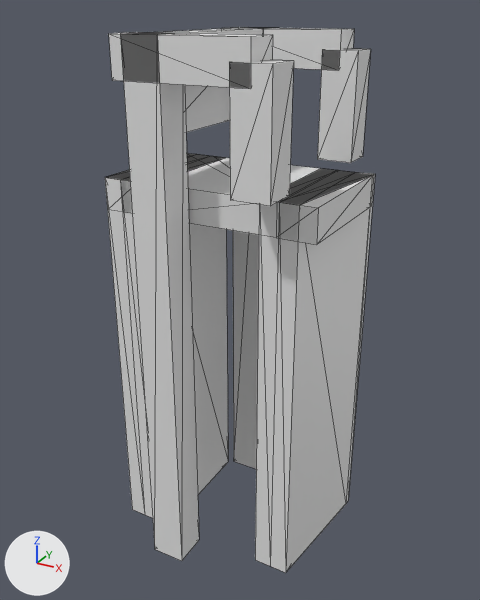
The glTF model models/wijdewormer/wijdewormer-brug-94d41fad/wijdewormer-brug-94d41fad.glb, before and after one commit.
Rendered twice from a 50 mm lens placed at (7.76, -14.13, 3.93), pointed at (-0.04, 0.04, -3.16). Arrows for +X, +Y and +Z are at lower left; the lights stay in place. The older version comes first. Mesh edges are drawn as thin lines.

The first picture shows 'building:balans', 'building:balans 2', 'building:contragewicht', 'building:hamei', 'building:hamei 2', 'building:hangstang', 'building:hangstang 2', 'building:portaal', 'road:dek', 'road:landhoofd (aangenomen)', 'road:landhoofd (aangenomen) 2'.
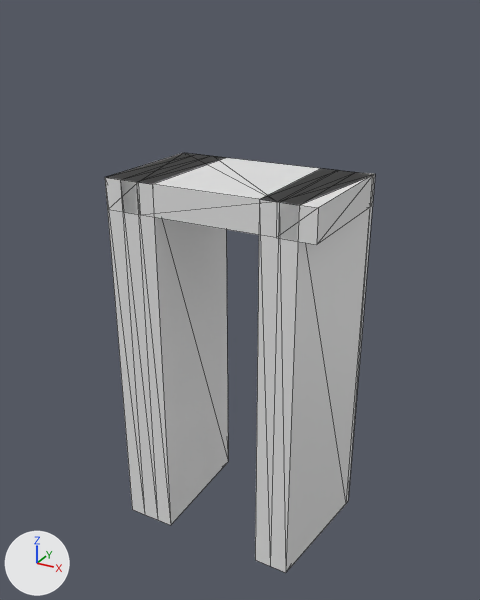
What differs and where, as boxes (x1, y1, x2, y2) in the pictures (480 x 600 px):
'building:hamei 2', deleted: before (121, 33, 199, 561)
'building:hangstang 2', deleted: before (229, 60, 294, 206)
'building:balans 2', deleted: before (109, 32, 273, 88)
'building:hamei', deleted: before (233, 27, 260, 469)
'building:hangstang', deleted: before (317, 49, 371, 163)
'building:balans', deleted: before (222, 27, 354, 70)
'building:contragewicht', deleted: before (185, 85, 230, 132)
'building:portaal', deleted: before (146, 28, 268, 35)

Patch to the scene script:
```diff
--- a/models/wijdewormer/wijdewormer-brug-94d41fad/wijdewormer-brug-94d41fad.glb.py
+++ b/models/wijdewormer/wijdewormer-brug-94d41fad/wijdewormer-brug-94d41fad.glb.py
@@ ob_building_hamei @@
-ob_building_hamei = bpy.data.objects.new('building:hamei', me_hamei)
-ob_building_hamei.location = (0.0, 0.0, 0.0)
@@ ob_building_hamei_2 @@
-ob_building_hamei_2 = bpy.data.objects.new('building:hamei 2', me_hamei_2)
-ob_building_hamei_2.location = (0.0, 0.0, 0.0)
@@ ob_building_portaal @@
-ob_building_portaal = bpy.data.objects.new('building:portaal', me_portaal)
-ob_building_portaal.location = (0.0, 0.0, 0.0)
@@ ob_building_balans @@
-ob_building_balans = bpy.data.objects.new('building:balans', me_balans)
-ob_building_balans.location = (0.0, 0.0, 0.0)
@@ ob_building_hangstang @@
-ob_building_hangstang = bpy.data.objects.new('building:hangstang', me_hangstang)
-ob_building_hangstang.location = (0.0, 0.0, 0.0)
@@ ob_building_balans_2 @@
-ob_building_balans_2 = bpy.data.objects.new('building:balans 2', me_balans_2)
-ob_building_balans_2.location = (0.0, 0.0, 0.0)
@@ ob_building_hangstang_2 @@
-ob_building_hangstang_2 = bpy.data.objects.new('building:hangstang 2', me_hangstang_2)
-ob_building_hangstang_2.location = (0.0, 0.0, 0.0)
@@ ob_building_contragewicht @@
-ob_building_contragewicht = bpy.data.objects.new('building:contragewicht', me_contragewicht)
-ob_building_contragewicht.location = (0.0, 0.0, 0.0)
```
